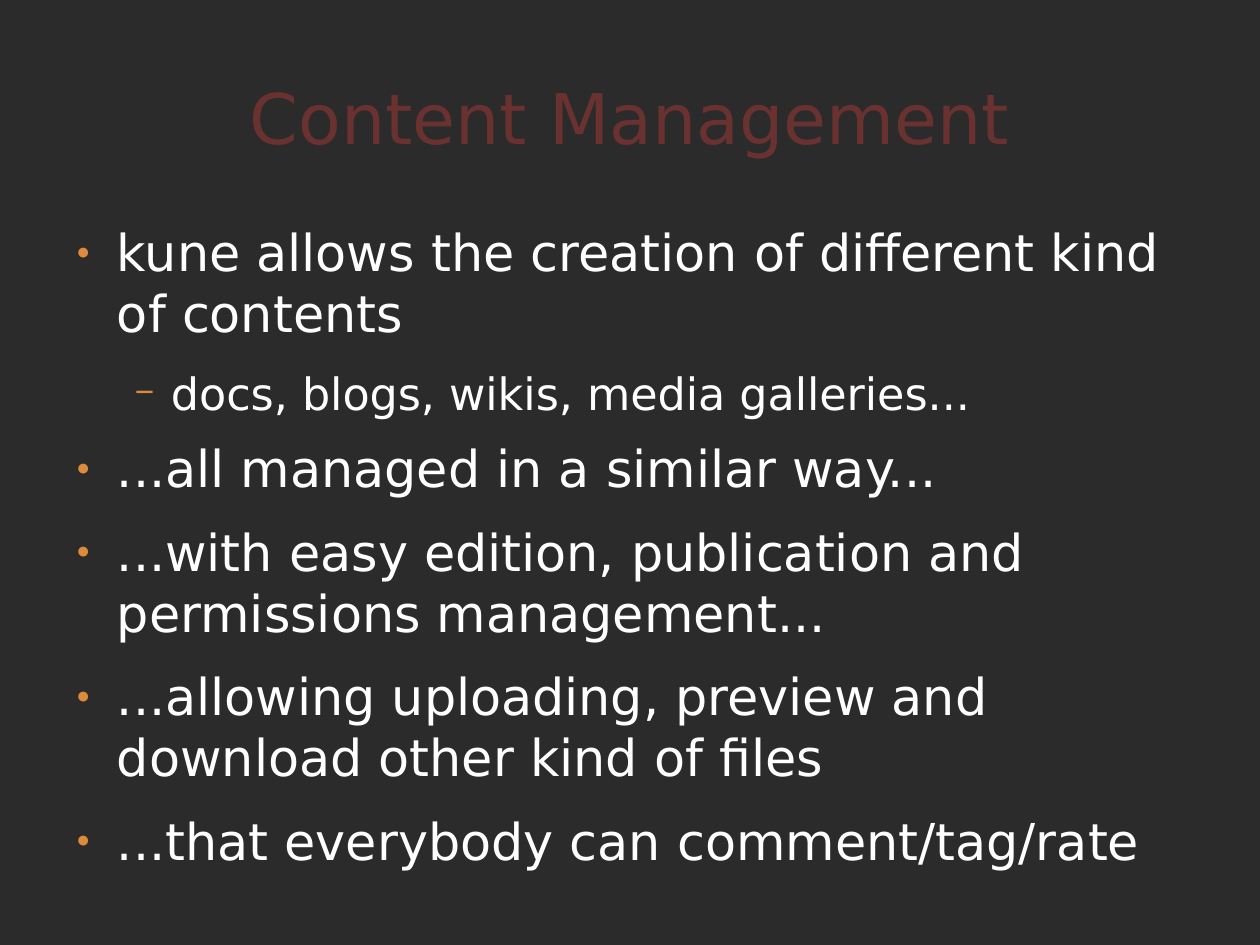
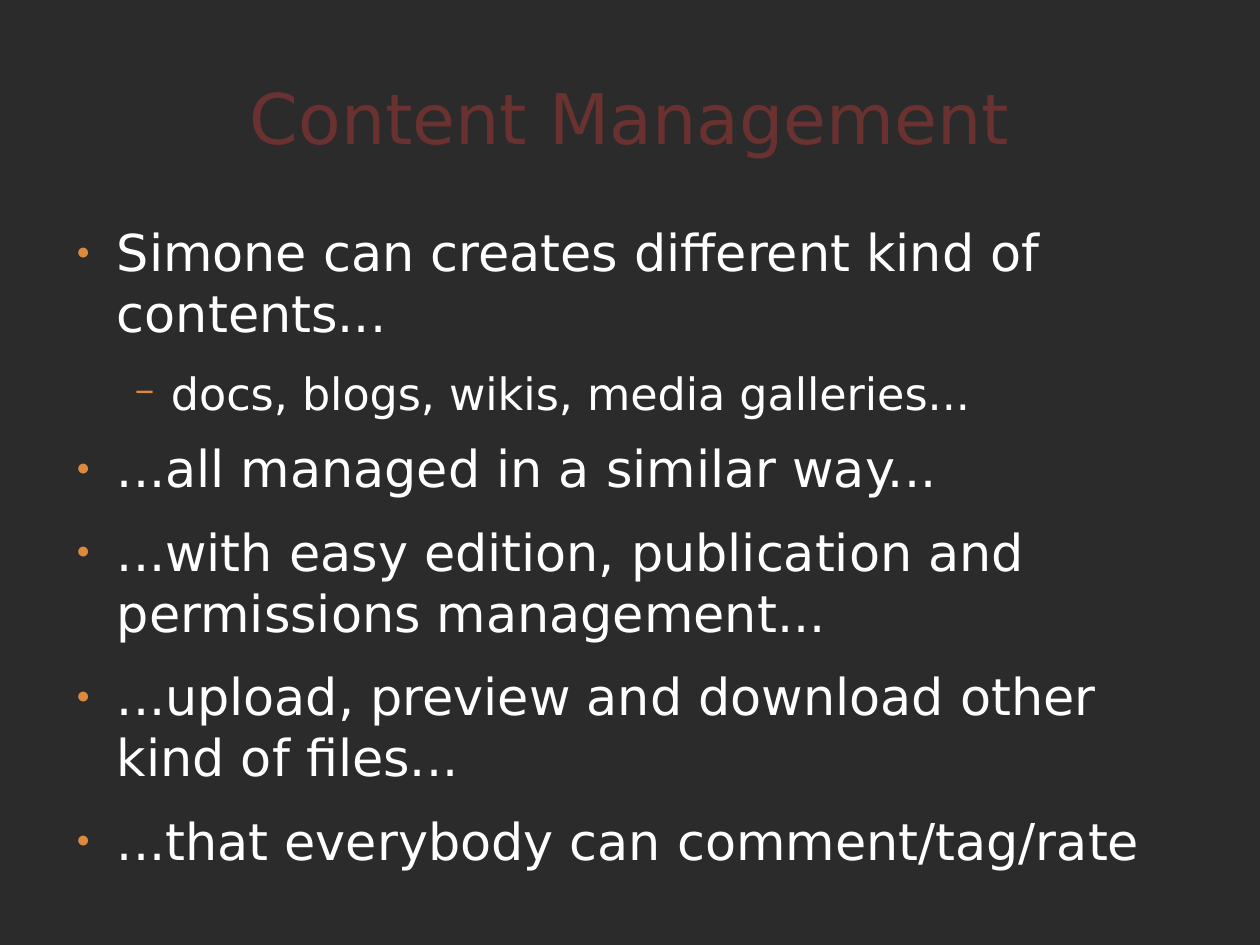
Before and after one commit to comunes/kune, a slide deck: slide 7 of doc/kune-dic-08.odp (slide 9 before the commit). Drawn at 1260x945 pixels with LibreOffice and Linux fonts; fonts in the diff are those of the drawing; background and template pictures are left out; a plain dark background stands for a picture behind light text. Boxes give left, top, right and bottom in pixels: in the first picture for what was removed or moved away, otherwise in the second. Text is boxed around its words. In the diff, an @@ line names an element or a change of style, - is before the commit and + after.

Commit message:
Kune presentation improved: translation, organization and design

```diff
--- a/doc/kune-dic-08.odp
+++ b/doc/kune-dic-08.odp
@@ text at [117, 232, 1039, 333]: text changed @@
-● kune allows the creation of different kind of contents
+● Simone can creates different kind of contents...
@@ text at [117, 676, 1095, 777]: text changed @@
-● ...allowing uploading, preview and download other kind of files
+● ...upload, preview and download other kind of files...
```
Also in this commit, not shown: 13 other slides changed, 2 slides removed.
